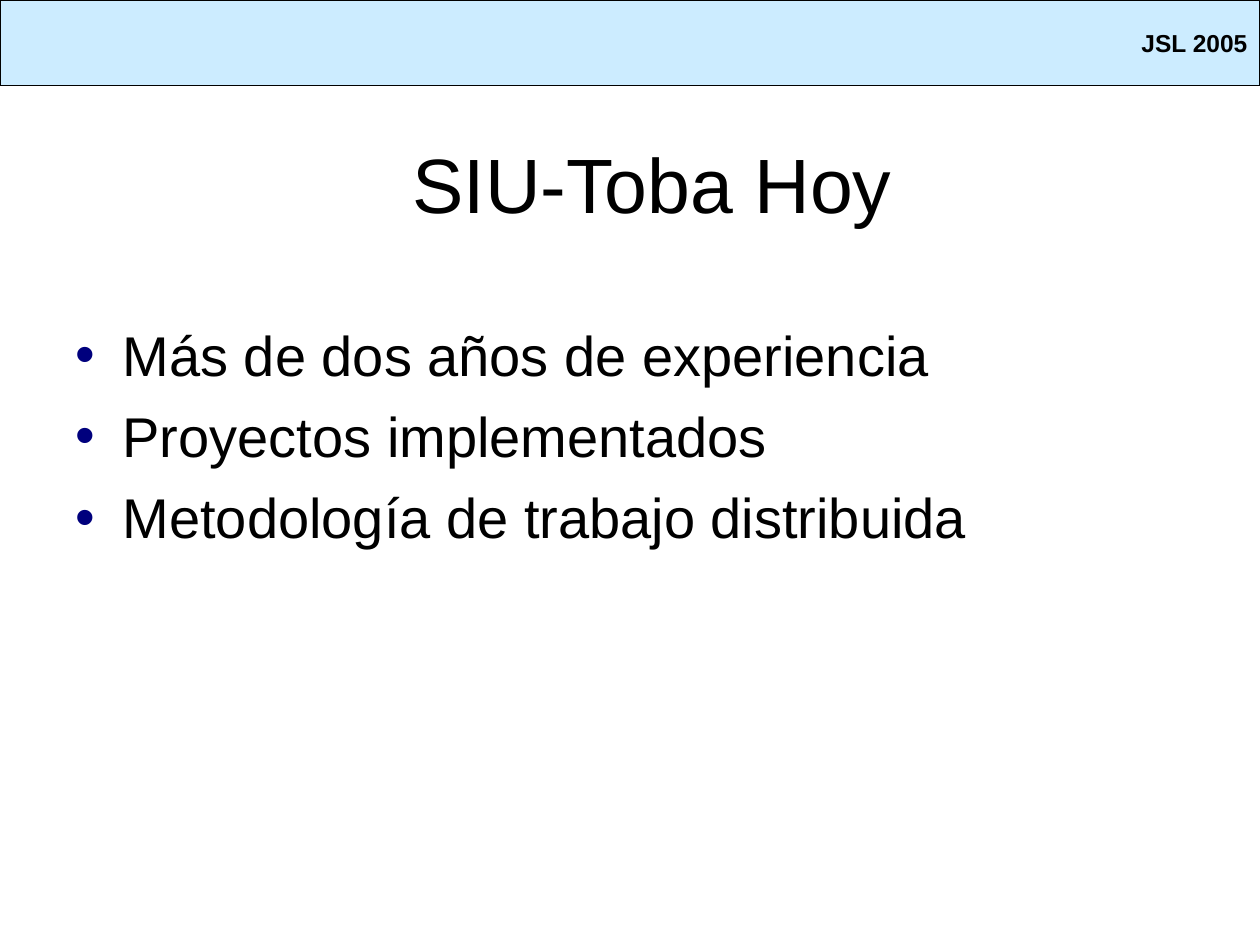
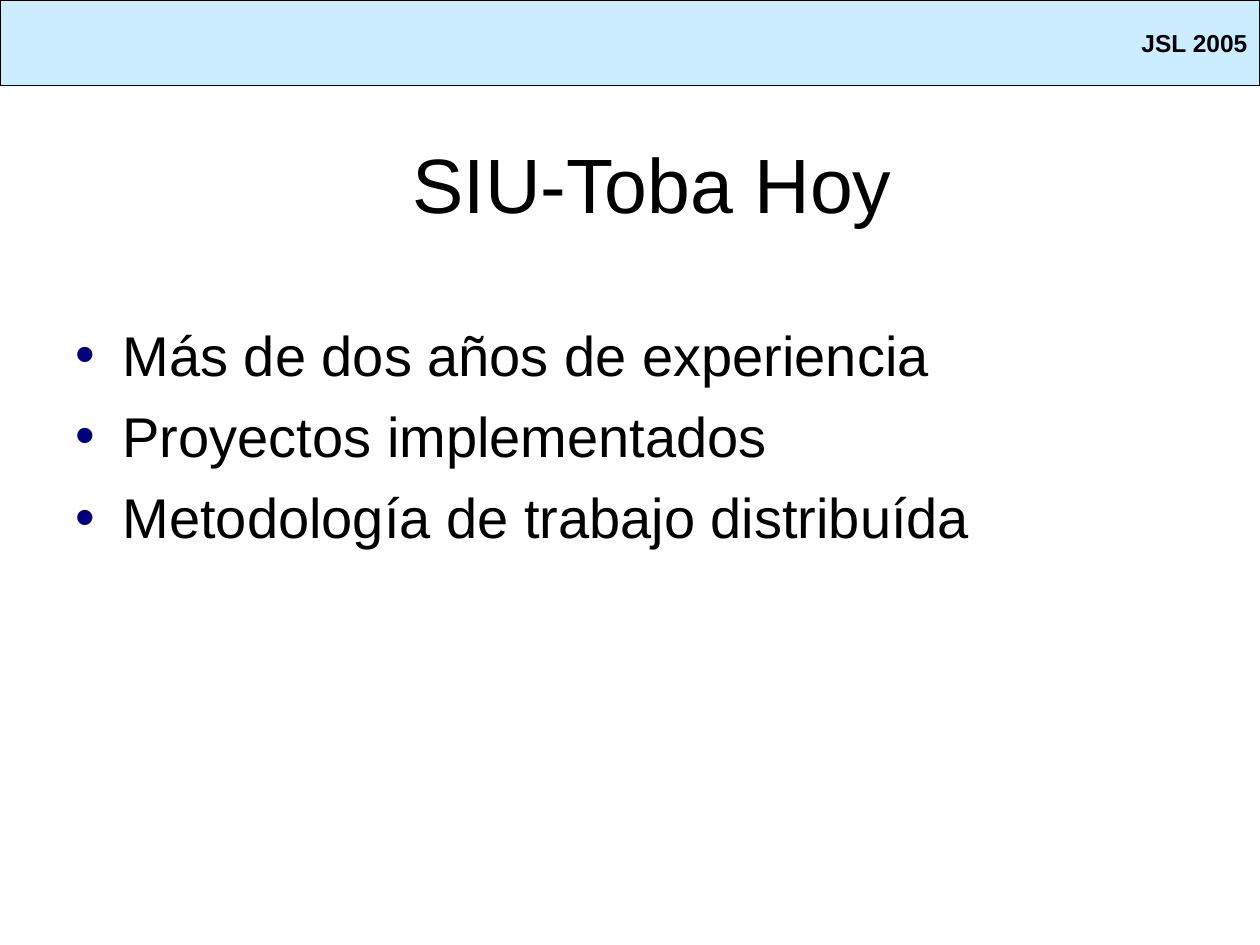
Before and after one commit to SIU-Toba/framework, a slide deck: slide 8 of doc/presentacion/Jornadas JAIIO.ppt. Drawn at 1260x945 pixels with LibreOffice and Linux fonts; fonts in the diff are those of the drawing; background and template pictures are left out. Boxes give left, top, right and bottom in pixels: in the first picture for what was removed or moved away, otherwise in the second. Text is boxed around its words. In the diff, an @@ line names an element or a change of style, - is before the commit and + after.

```diff
--- a/doc/presentacion/Jornadas JAIIO.ppt
+++ b/doc/presentacion/Jornadas JAIIO.ppt
@@ text at (123, 496, 969, 549): text changed @@
-• Metodología de trabajo distribuida
+• Metodología de trabajo distribuída
```
Also in this commit, not shown: 1 slide added.
